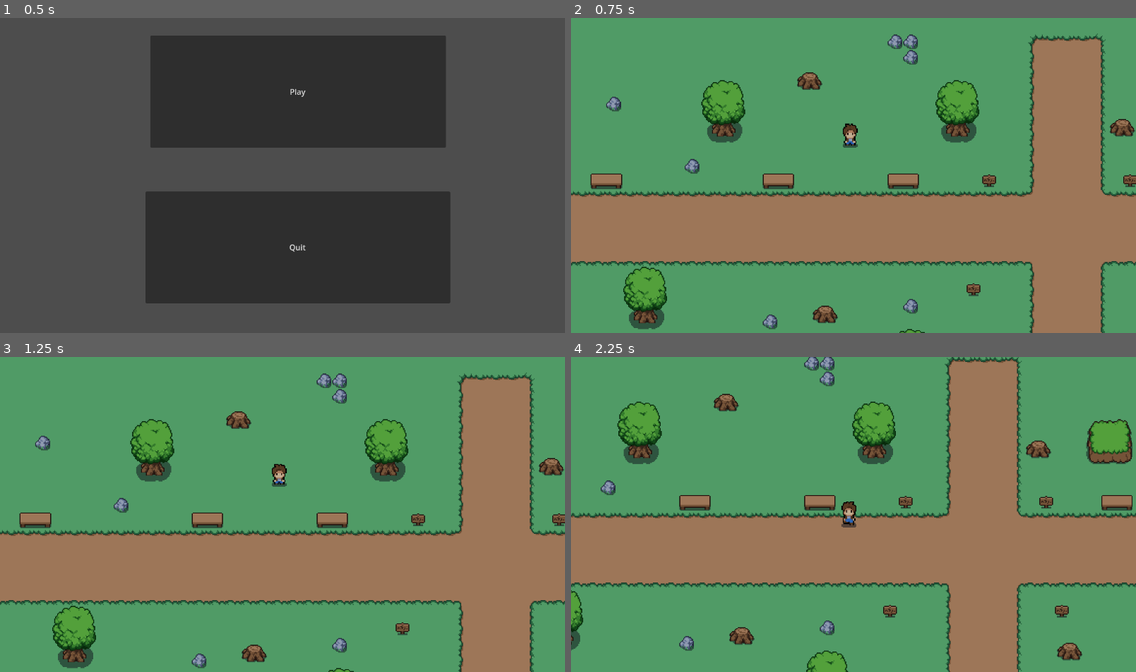
Above: before the commit, frames 1-4 (two rows, left to right).
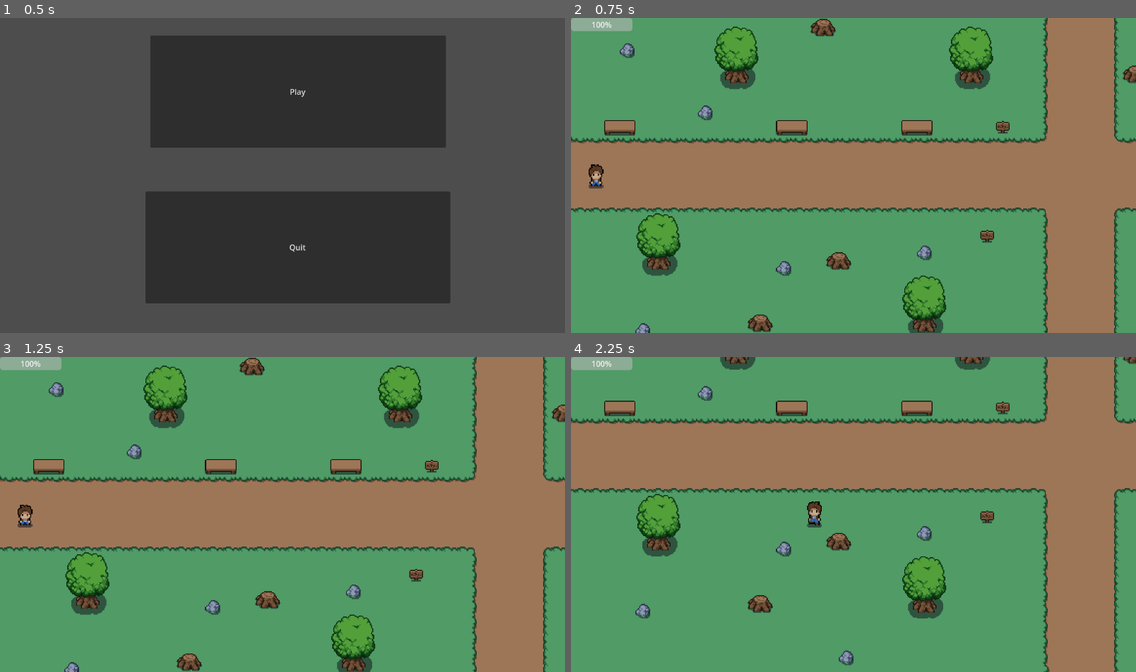
Above: after the commit, the same moments.

Repository: Rakki-Kyoryu/Time_Bandits
Game: Godot game, scene res://main/main.tscn
Same seed, same stepped clock (60 frames per second), same inputs: the game is played once before the commit and once after it.
Inputs (mouse positions are in pixels of both pictures, inside the frame that each line leads up to):
- Up to frame 1 (0.5 s): no input
- Up to frame 2 (0.75 s): click "Play" at 0.5 s
- Up to frame 3 (1.25 s): no input
- Up to frame 4 (2.25 s): move the mouse to (977, 498) at 1.27 s; hold Right (right) 1.28-2.03 s; click (977, 498) at 1.35 s; move the mouse to (740, 530) at 2.02 s; hold S (down) from 2.03 s (still down); click (740, 530) at 2.1 s

Frame 1 is identical in both runs. In frame 2, 46% of the frame differs, in the area x 0-100%, y 0-100%; in frame 3, 46%; in frame 4, 61%.

Commit message:
healthbar
took almost 6 hours, but i now have the basis for a ui system

Diff:
--- a/Time_Bandits_Main/PCs/Player/Player.gd
+++ b/Time_Bandits_Main/PCs/Player/Player.gd
@@ -4,9 +4,11 @@
 
 var enemy_in_attack_range = false
 var enemy_attack_cooldown = true
-var health = 100
+@export var max_health = 100
+@onready var current_health = 100
 var player_alive = true
 var current_dir = "none"
+var health_changed = false
 
 var attack_ip = false
 
@@ -49,9 +51,9 @@
 	move_and_slide()
 
 
-	if health <= 0:
+	if current_health <= 0:
 		player_alive = false
-		health = 0
+		current_health = 0
 		self.queue_free()
 
 func play_anim(movement):
@@ -101,10 +103,12 @@
 
 func enemy_attacks():
 	if enemy_in_attack_range and enemy_attack_cooldown == true:
-		health = health - 20
+		current_health = current_health - 20
+		Global.player_health = current_health
+		health_changed = true
 		enemy_attack_cooldown = false
 		$attack_cooldown.start()
-		print(health)
+		print(current_health)
 
 
 func _on_attack_cooldown_timeout():
--- /dev/null
+++ b/Time_Bandits_Main/ProgressBar.gd
@@ -0,0 +1,8 @@
+extends ProgressBar
+
+func _ready():
+	value = Global.player_health
+
+
+func _on_timer_timeout() -> void:
+	value = Global.player_health
--- a/Time_Bandits_Main/global.gd
+++ b/Time_Bandits_Main/global.gd
@@ -6,10 +6,14 @@
 var current_scene = "field"
 var transition_scene = false
 
-var player_exit_cliffside_posx = 0
-var player_exit_cliffside_posy = 0
-var player_start_posx = 0
-var player_start_posy = 0
+var player_exit_cliffside_posx = 555
+var player_exit_cliffside_posy = 121
+var player_start_posx = 58
+var player_start_posy = 313
+
+var game_first_loadin = true
+
+var player_health = 100
 
 func finish_changing_scenes():
 	if transition_scene == true:
--- /dev/null
+++ b/Time_Bandits_Main/maps/cliffside/cliff_side.gd
@@ -0,0 +1,27 @@
+extends Node2D
+
+
+# Called when the node enters the scene tree for the first time.
+func _ready():
+	pass # Replace with function body.
+
+
+# Called every frame. 'delta' is the elapsed time since the previous frame.
+func _process(delta):
+	change_scene()
+
+
+func _on_cliffside_exit_body_entered(body):
+	if body.has_method("player"):
+		Global.transition_scene = true
+
+
+func _on_cliffside_exit_body_exited(body):
+	if body.has_method("player"):
+		Global.transition_scene = false
+
+func change_scene():
+	if Global.transition_scene == true:
+		if Global.current_scene == "cliff_side":
+			get_tree().change_scene_to_file("res://maps/field/field.tscn")
+			Global.finish_changing_scenes()
--- a/Time_Bandits_Main/maps/cliffside/cliff_side.tscn
+++ b/Time_Bandits_Main/maps/cliffside/cliff_side.tscn
@@ -1,6 +1,7 @@
-[gd_scene load_steps=29 format=3 uid="uid://dcqax2h6knbir"]
+[gd_scene load_steps=31 format=3 uid="uid://dcqax2h6knbir"]
 
 [ext_resource type="Texture2D" uid="uid://bfnv3s0a5c088" path="res://art/sprites/tilesets/plains.png" id="1_2xbgv"]
+[ext_resource type="Script" path="res://maps/cliffside/cliff_side.gd" id="1_12ag1"]
 [ext_resource type="Texture2D" uid="uid://c5csmdi4xhnd7" path="res://art/sprites/tilesets/grass.png" id="2_0bb4r"]
 [ext_resource type="Texture2D" uid="uid://dap0rti7ag242" path="res://art/sprites/chest_01.png" id="3_q5hf3"]
 [ext_resource type="Texture2D" uid="uid://520ubshxc2j2" path="res://art/sprites/objects/chest_02.png" id="4_raj5x"]
@@ -1221,7 +1222,11 @@
 sources/11 = SubResource("TileSetAtlasSource_q5bym")
 sources/12 = SubResource("TileSetAtlasSource_v65ys")
 
+[sub_resource type="RectangleShape2D" id="RectangleShape2D_rv2ta"]
+size = Vector2(63, 36)
+
 [node name="cliff_side" type="Node2D"]
+script = ExtResource("1_12ag1")
 
 [node name="TileMap" type="TileMap" parent="."]
 position = Vector2(-1, 0)
@@ -1246,3 +1251,12 @@
 
 [node name="Player" parent="." instance=ExtResource("14_tof4d")]
 position = Vector2(624, 588)
+
+[node name="cliffside_exit" type="Area2D" parent="."]
+
+[node name="CollisionShape2D" type="CollisionShape2D" parent="cliffside_exit"]
+position = Vector2(616.5, 626)
+shape = SubResource("RectangleShape2D_rv2ta")
+
+[connection signal="body_entered" from="cliffside_exit" to="." method="_on_cliffside_exit_body_entered"]
+[connection signal="body_exited" from="cliffside_exit" to="." method="_on_cliffside_exit_body_exited"]
--- a/Time_Bandits_Main/maps/field/field.gd
+++ b/Time_Bandits_Main/maps/field/field.gd
@@ -3,8 +3,13 @@
 
 # Called when the node enters the scene tree for the first time.
 func _ready():
-	pass # Replace with function body.
-
+	if Global.game_first_loadin == true:
+		$Player.position.x = Global.player_start_posx
+		$Player.position.y = Global.player_start_posy
+		Global.game_first_loadin = false
+	else:
+		$Player.position.x = Global.player_exit_cliffside_posx
+		$Player.position.y = Global.player_exit_cliffside_posy
 
 # Called every frame. 'delta' is the elapsed time since the previous frame.
 func _process(delta):
--- a/Time_Bandits_Main/maps/field/field.tscn
+++ b/Time_Bandits_Main/maps/field/field.tscn
@@ -16,6 +16,7 @@
 [ext_resource type="Texture2D" uid="uid://ldlpk4i7ixyv" path="res://art/sprites/tilesets/floors/wooden.png" id="14_ccyy0"]
 [ext_resource type="Texture2D" uid="uid://bxwg3a3iexv4q" path="res://art/sprites/tilesets/floors/flooring.png" id="15_cdffd"]
 [ext_resource type="Texture2D" uid="uid://cfn41g5o0yyj7" path="res://art/sprites/tilesets/walls/walls.png" id="16_ggcsi"]
+[ext_resource type="PackedScene" uid="uid://dl61we5rygn2w" path="res://ui.tscn" id="17_kfcml"]
 
 [sub_resource type="TileSetAtlasSource" id="TileSetAtlasSource_x8tq2"]
 texture = ExtResource("4_ap4sk")
@@ -1229,7 +1230,7 @@
 script = ExtResource("1_fwxb5")
 
 [node name="Player" parent="." instance=ExtResource("2_4lieg")]
-position = Vector2(332, 216)
+position = Vector2(555.417, 121)
 
 [node name="StaticBody2D" type="StaticBody2D" parent="."]
 
@@ -1277,5 +1278,7 @@
 position = Vector2(550.422, 71)
 shape = SubResource("RectangleShape2D_ylqtf")
 
+[node name="UI" parent="." instance=ExtResource("17_kfcml")]
+
 [connection signal="body_entered" from="cliffside_transition_point" to="." method="_on_cliffside_transition_point_body_entered"]
 [connection signal="body_exited" from="cliffside_transition_point" to="." method="_on_cliffside_transition_point_body_exited"]
--- /dev/null
+++ b/Time_Bandits_Main/maps/field/health_bar.gd
@@ -0,0 +1,11 @@
+extends ProgressBar
+
+
+@export var player: Player
+
+func _ready():
+	player.health_changed.connect(update())
+	update()
+
+func update():
+	value = 100
--- /dev/null
+++ b/Time_Bandits_Main/ui.tscn
@@ -0,0 +1,15 @@
+[gd_scene load_steps=2 format=3 uid="uid://dl61we5rygn2w"]
+
+[ext_resource type="Script" path="res://ProgressBar.gd" id="1_mlinn"]
+
+[node name="UI" type="CanvasLayer"]
+
+[node name="ProgressBar" type="ProgressBar" parent="."]
+offset_right = 126.0
+offset_bottom = 27.0
+script = ExtResource("1_mlinn")
+
+[node name="Timer" type="Timer" parent="ProgressBar"]
+autostart = true
+
+[connection signal="timeout" from="ProgressBar/Timer" to="ProgressBar" method="_on_timer_timeout"]
Not shown: 1 places in Time_Bandits_Main/maps/field/field.tscn that only renumber resources
Not shown, added: Time_Bandits_Main/PCs/Player/Pla61D6.tmp
